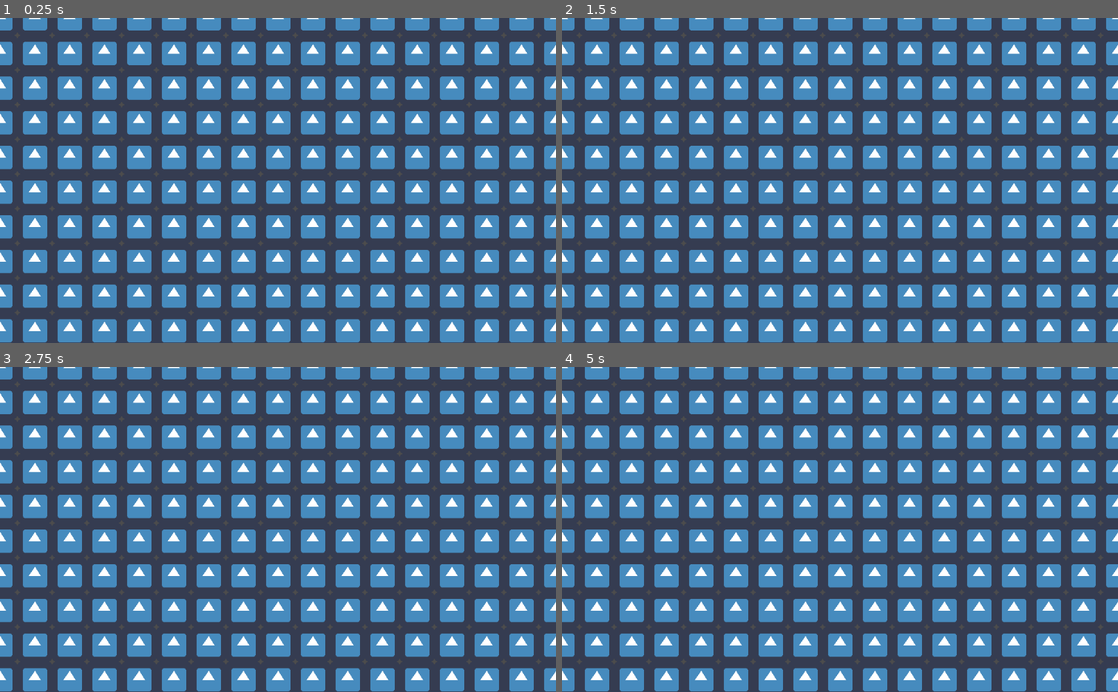
Above: before the commit, frames 1-4 (two rows, left to right).
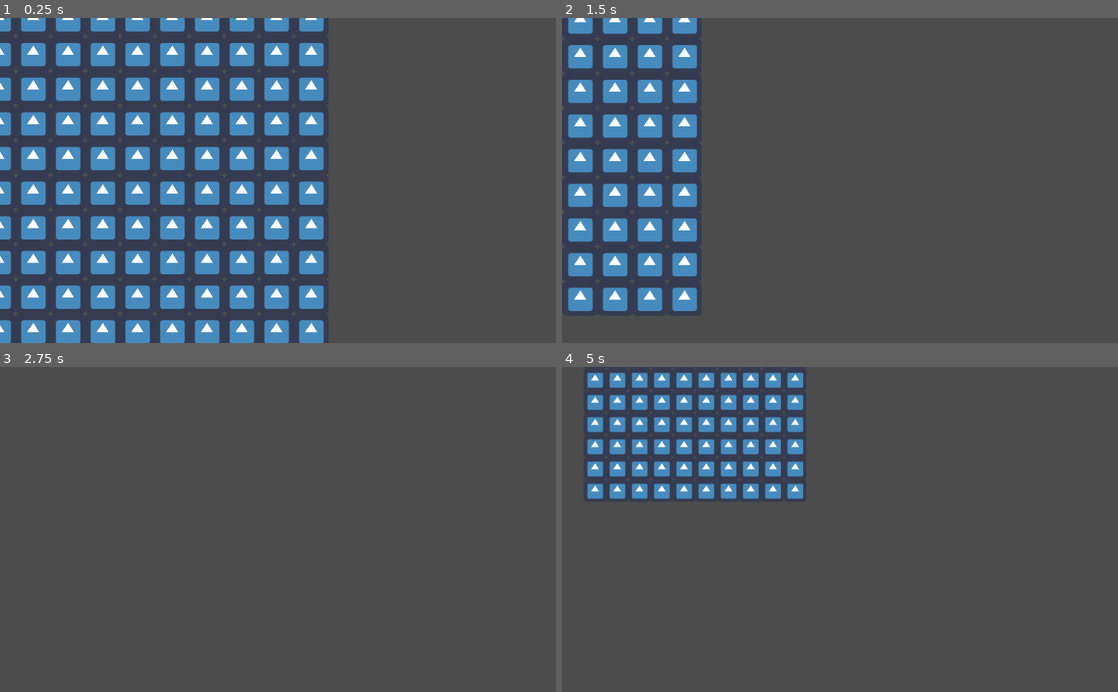
Above: after the commit, the same moments.

Repository: has2bok/scenetest
Game: Godot game, scene res://Main.tscn
Same seed, same stepped clock (60 frames per second), same inputs: the game is played once before the commit and once after it. The engine's default icon, where the game draws it, is replaced by a stand-in: a white triangle on a blue panel in a dark square.
Inputs (mouse positions are in pixels of both pictures, inside the frame that each line leads up to):
- Up to frame 1 (0.25 s): no input
- Up to frame 2 (1.5 s): tap Enter at 0.5 s; move the mouse to (595, 53) at 0.52 s; hold Right (ui_right) 0.53-1.28 s; click (595, 53) at 0.67 s; move the mouse to (628, 53) at 1.27 s; hold Down (ui_down) from 1.28 s (still down); click (628, 53) at 1.42 s
- Up to frame 3 (2.75 s): move the mouse to (105, 402) at 2.02 s; release Down (ui_down) at 2.03 s; hold Right (ui_right) from 2.03 s (still down); click (105, 402) at 2.17 s
- Up to frame 4 (5 s): tap Space at 2.75 s; move the mouse to (701, 402) at 2.77 s; release Right (ui_right) at 2.78 s; hold Page Up (ui_page_up) 2.78-3.53 s; click (701, 402) at 2.92 s; move the mouse to (734, 402) at 3.52 s; hold Left (ui_left) from 3.53 s (still down); click (734, 402) at 3.67 s; move the mouse to (773, 402) at 4.27 s; click (773, 402) at 4.42 s

The runs differ from the first frame. In frame 1, 30% of the frame differs, in the area x 0-100%, y 0-100%; in frame 2, 49%; in frame 3, 48%; in frame 4, 50%.
Error before the commit: Parse Error: Parse error: Spaces used before tabs on a line (res://Cell.gd:8)

Commit message:
camera, pan and zoom added.

Diff:
--- /dev/null
+++ b/Camera.gd
@@ -0,0 +1,62 @@
+extends Camera2D
+var scrollSpeed=10
+var zoomSpeed=0.75
+
+# class member variables go here, for example:
+# var a = 2
+# var b = "textvar"
+
+func _ready():
+	# Called when the node is added to the scene for the first time.
+	# Initialization here
+	pass
+
+#func _process(delta):
+#	# Called every frame. Delta is time since last frame.
+#	# Update game logic here.
+#	pass
+func _process(delta):
+	#check for scrolling screen down
+	if Input.is_action_pressed('ui_down'):
+		scrolldown()
+#	#check for scrolling up
+	if Input.is_action_pressed('ui_up'):
+		scrollup()
+#	#check for left scroll
+	if Input.is_action_pressed('ui_left'):
+		scrollleft()
+#	#check for scroll right
+	if Input.is_action_pressed('ui_right'):
+		scrollright()
+	if Input.is_action_pressed('ui_page_up'):
+		zoom+=Vector2(zoomSpeed*delta,zoomSpeed*delta)
+	if Input.is_action_pressed('ui_page_down'):
+		zoom-=Vector2(zoomSpeed*delta,zoomSpeed*delta)
+		if zoom<=Vector2(0,0):
+			zoom=Vector2(0,0)
+
+func scrolldown():
+	position.y += scrollSpeed#*delta
+
+func scrollup():
+	position.y -= scrollSpeed#*delta
+
+func scrollleft():
+	position.x -= scrollSpeed#*delta
+
+func scrollright():
+	position.x += scrollSpeed#*delta
+
+
+#mouse scroll button only works in input function
+func _input(event):
+	if event is InputEventMouseButton:
+		if event.is_pressed():
+        # zoom in
+			if event.button_index == BUTTON_WHEEL_UP:
+				#zoom_pos = get_global_mouse_position()
+				zoom+=Vector2(zoomSpeed,zoomSpeed)
+			if event.button_index == BUTTON_WHEEL_DOWN:
+				zoom-=Vector2(zoomSpeed,zoomSpeed)
+				if zoom.x<=0 or zoom.y<=0:
+					zoom=Vector2(0,0)
--- a/Cell.tscn
+++ b/Cell.tscn
@@ -10,7 +10,6 @@
 
 [node name="Cell" type="Area2D"]
 
-editor/display_folded = true
 position = Vector2( 30, 30 )
 input_pickable = true
 gravity_vec = Vector2( 0, 1 )
--- /dev/null
+++ b/Cell2.gd
@@ -0,0 +1,31 @@
+extends Sprite
+var worldx
+var worldy
+var alive
+var width
+var height
+var on=255
+var off=0
+var id=0
+#var offset=Vector2(0,0)
+
+func _ready():
+	worldx=0
+	worldy=0
+	alive=false
+#	height=self.texture.get_size().x
+#	width=self.texture.get_size().y
+
+#func _process(delta):
+#	# Called every frame. Delta is time since last frame.
+#	# Update game logic here.
+#	pass
+
+
+func _unhandled_input(event):
+    if event is InputEventMouseButton and event.pressed and not event.is_echo() and event.button_index == BUTTON_LEFT:
+        var pos = position + offset - ( (texture.get_size() / 2.0) if centered else Vector2() ) # added this 2
+        if Rect2(pos, texture.get_size()).has_point(event.position): # added this
+            print("x = "+str(position.x)+" y = "+str(position.y))
+            print("cell id = "+str(id))
+            get_tree().set_input_as_handled() # if you don't want subsequent input callbacks to respond to this input
--- /dev/null
+++ b/Cell2.tscn
@@ -0,0 +1,9 @@
+[gd_scene load_steps=3 format=2]
+
+[ext_resource path="res://icon.png" type="Texture" id=1]
+[ext_resource path="res://Cell2.gd" type="Script" id=2]
+
+[node name="Cell2" type="Sprite"]
+
+texture = ExtResource( 1 )
+script = ExtResource( 2 )
--- a/Main.gd
+++ b/Main.gd
@@ -1,13 +1,14 @@
 extends Node2D
 
-var worldSize=30
-var cells=load("res://Cell.tscn")
+var worldSize=10
+var cells=load("res://Cell2.tscn")
 var world=[]
 var workArray=[]
 var spriteWidth=64
 var spriteHeight=64
 var xSpacing
 var ySpacing
+
 
 func _ready():
 	xSpacing=spriteWidth	#tempSprite.texture.get_size().x
@@ -25,3 +26,4 @@
 			add_child(world[y][x])
 			world[y][x].position.x=x*xSpacing
 			world[y][x].position.y=y*ySpacing
+			world[y][x].id=y+x
--- a/Main.tscn
+++ b/Main.tscn
@@ -1,7 +1,35 @@
-[gd_scene load_steps=2 format=2]
+[gd_scene load_steps=3 format=2]
 
 [ext_resource path="res://Main.gd" type="Script" id=1]
+[ext_resource path="res://Camera.gd" type="Script" id=2]
 
 [node name="Main" type="Node2D" index="0"]
 
 script = ExtResource( 1 )
+
+[node name="Camera" type="Camera2D" parent="." index="0"]
+
+position = Vector2( 515, 298 )
+anchor_mode = 1
+rotating = false
+current = true
+zoom = Vector2( 1, 1 )
+limit_left = -10000000
+limit_top = -10000000
+limit_right = 10000000
+limit_bottom = 10000000
+limit_smoothed = false
+drag_margin_h_enabled = true
+drag_margin_v_enabled = true
+smoothing_enabled = false
+smoothing_speed = 5.0
+offset_v = 0.0
+offset_h = 0.0
+drag_margin_left = 0.2
+drag_margin_top = 0.2
+drag_margin_right = 0.2
+drag_margin_bottom = 0.2
+editor_draw_screen = true
+editor_draw_limits = false
+editor_draw_drag_margin = false
+script = ExtResource( 2 )
